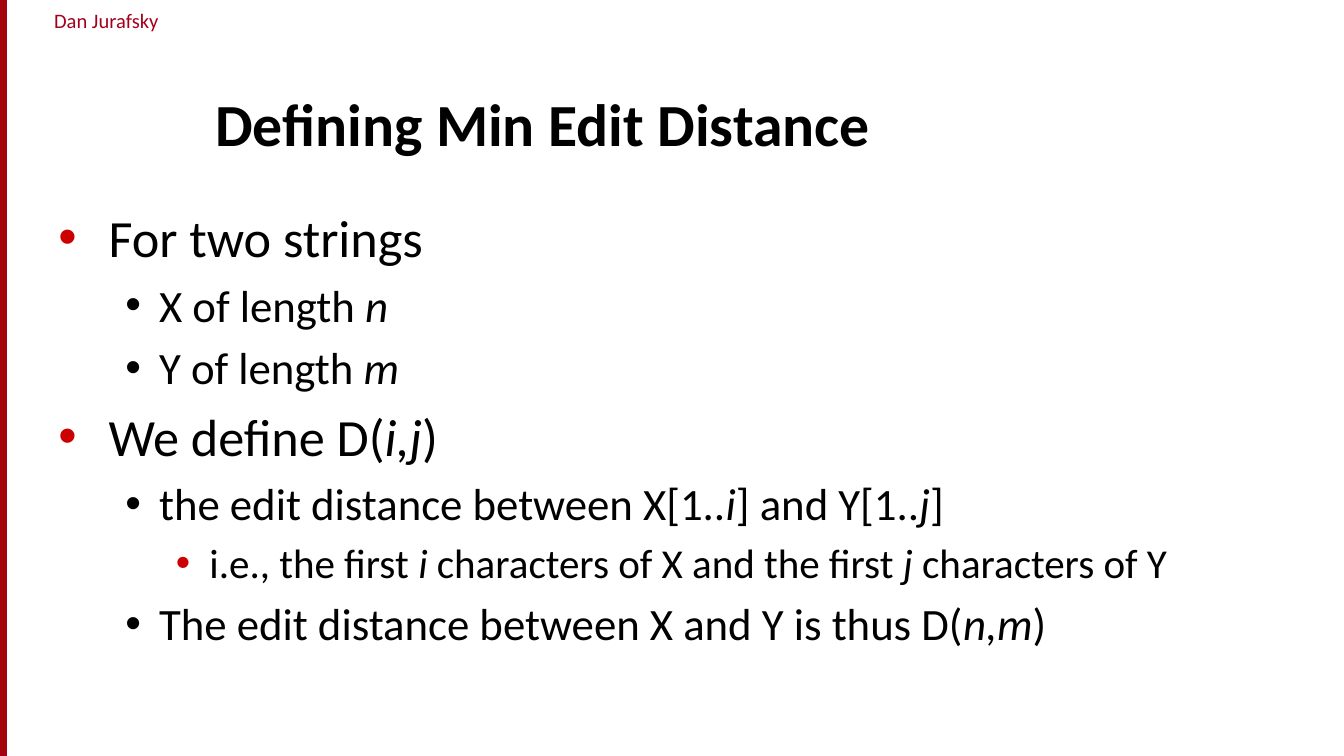
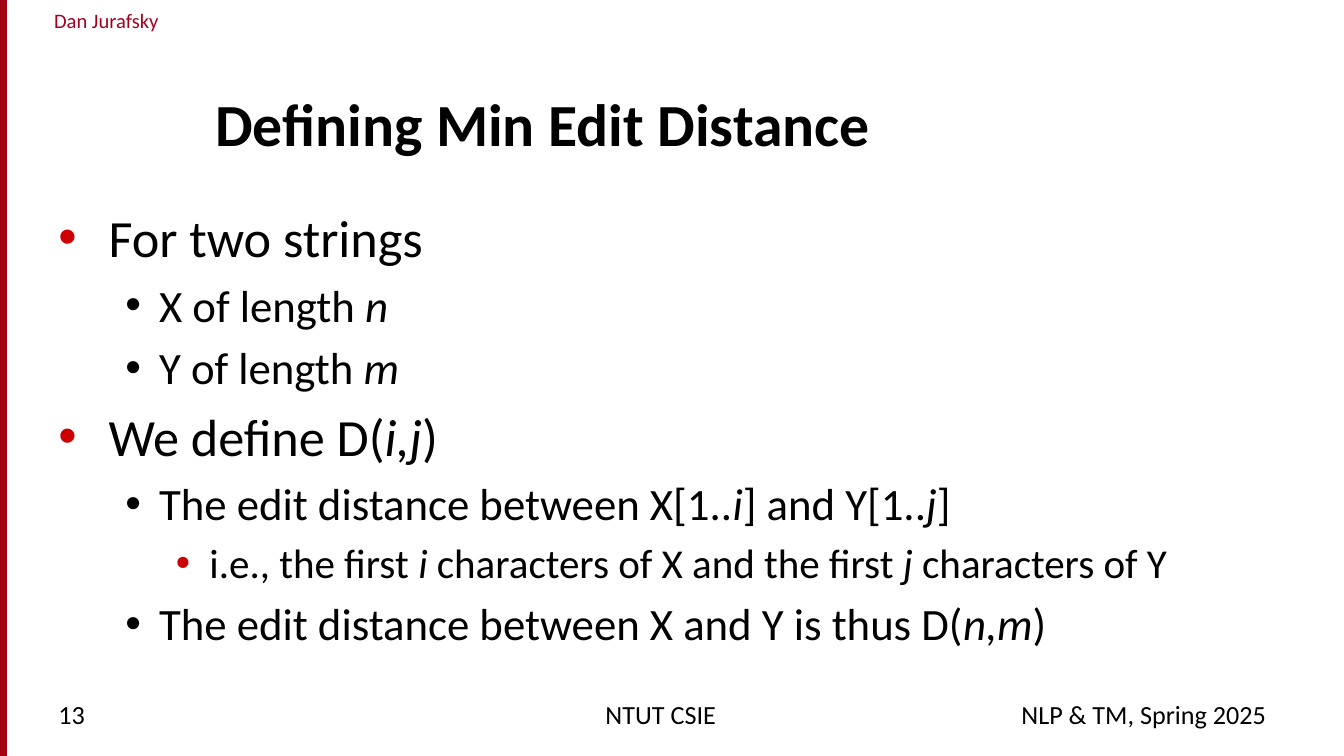
Before and after one commit to chriswjh/chriswjh.github.io, a slide deck: slide 13 of NLP_TM/02-EditDistance.pptx (slide 12 before the commit). Drawn at 1344x756 pixels with LibreOffice and Linux fonts; fonts in the diff are those of the drawing; background and template pictures are left out. Boxes give left, top, right and bottom in pixels: in the first picture for what was removed or moved away, otherwise in the second. Text is boxed around its words. In the diff, an @@ line names an element or a change of style, - is before the commit and + after.

```diff
--- a/NLP_TM/02-EditDistance.pptx
+++ b/NLP_TM/02-EditDistance.pptx
@@ text at (159,487,950,528): text changed @@
-  • the edit distance between X[1..i] and Y[1..j]
+  • The edit distance between X[1..i] and Y[1..j]
@@ page number added at (58,707,84,724), 14 pt, text #000000 @@
+13
@@ text added at (605,707,716,725), 14 pt, text #000000 @@
+NTUT CSIE
@@ text added at (1021,706,1266,729), 14 pt, text #000000 @@
+NLP & TM, Spring 2025
```
Also in this commit, not shown: 28 other slides changed, 2 slides added, 1 slide removed, 2 other files.
